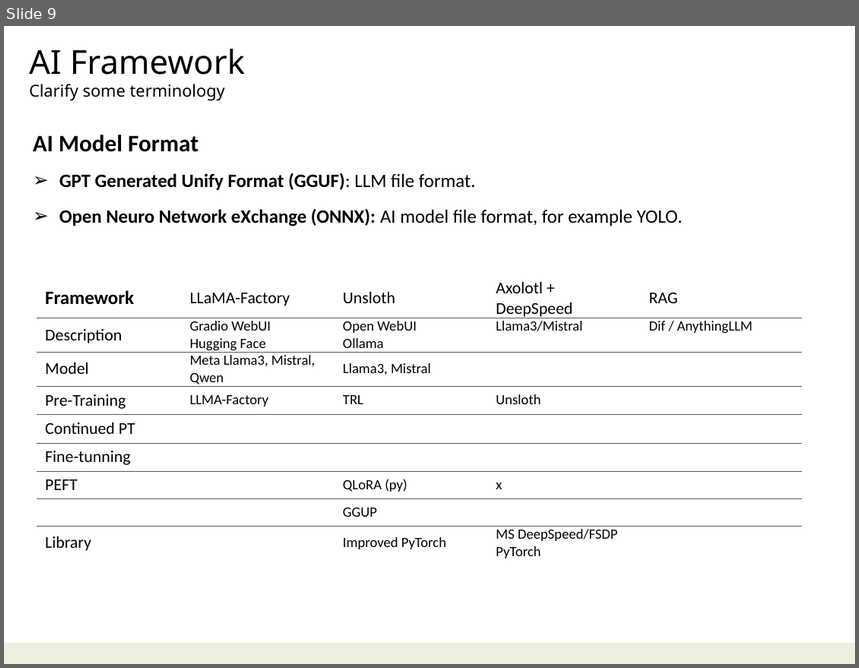
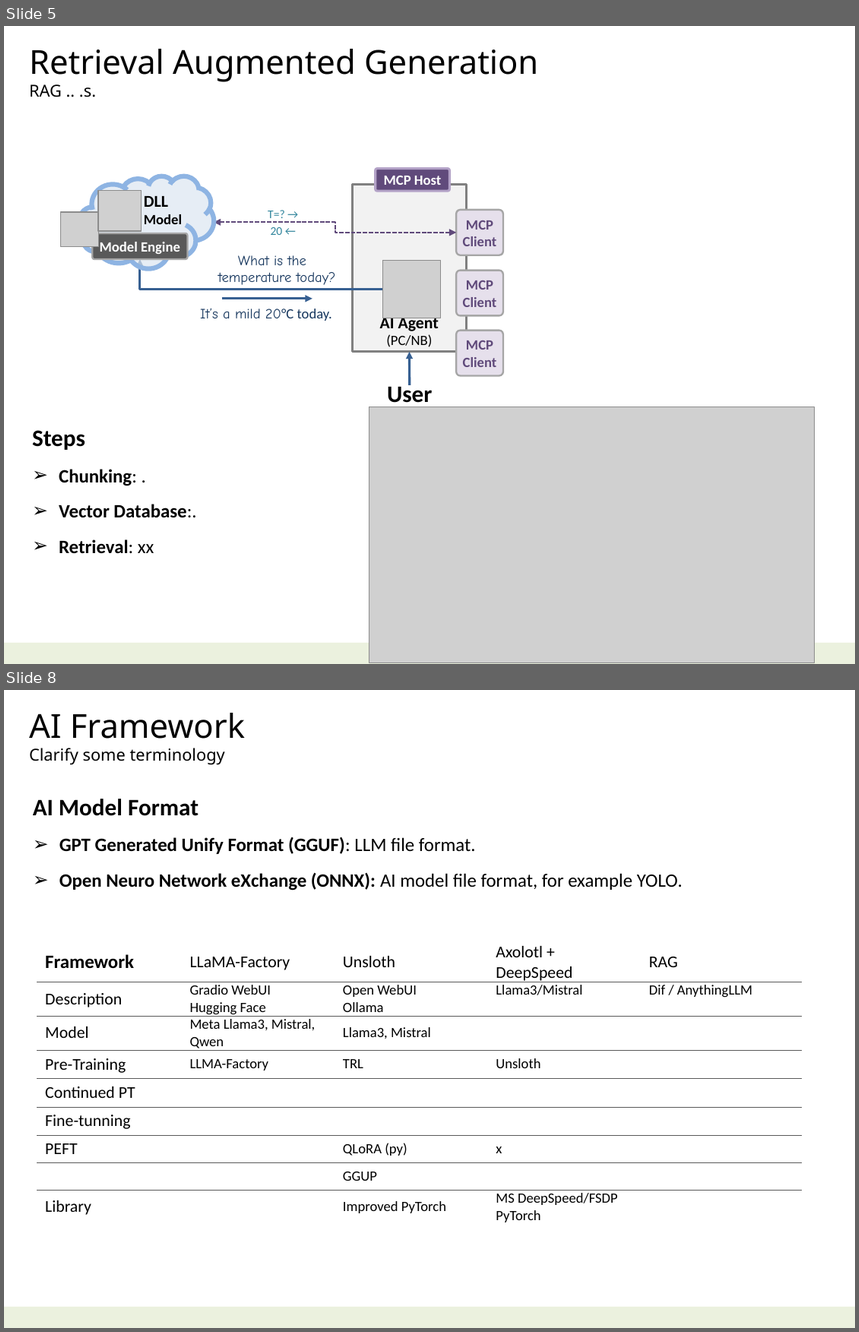
Before and after one commit to navibator/crazy-ai, a slide deck: ai-gemma.pptx. Shown one above the other, each under a label of ours: slide 9 before the commit, slides 5 and 8 after it; the slides between them are not shown. The pictures are 859x668 and 859x1332 pixels, drawn with LibreOffice and Linux fonts; fonts in the diff are those of the drawing; grey boxes stand for pictures. Boxes give left, top, right and bottom in pixels: in the first picture for what was removed or moved away, otherwise in the second. Text is boxed around its words. In the diff, an @@ line names an element or a change of style, - is before the commit and + after.

```diff
--- a/ai-gemma.pptx
+++ b/ai-gemma.pptx
@@ slide 5 added at bbox=[4, 26, 855, 664], background #FFFFFF; not listed: 1 template element that a slide beside it also shows @@
@@ text added at bbox=[29, 49, 538, 97], 28 pt, text #000000 @@
+Retrieval Augmented Generation
+RAG .. .s.
@@ rectangle added at bbox=[352, 184, 466, 352], fill #F2F2F2, outline #808080 2 pt, 14 pt, text #000000, bold @@
+AI Agent
+(PC/NB)
@@ rounded rectangle added at bbox=[375, 169, 449, 191], fill #604A7B, outline #B3A2C7 2 pt, 12 pt, text #FFFFFF, bold @@
+MCP Host
@@ group added at bbox=[61, 176, 214, 268]: 2 pictures, 1 cloud, 1 text, 1 rounded rectangle @@
+DLL
+Model
+Model Engine
@@ elbow double arrow added from (456, 233) to (214, 223), #604A7B 1.25 pt dashed @@
@@ text added at bbox=[268, 210, 284, 235], 10 pt, text #31859C @@
+T=? →
+20 ←
@@ rounded rectangle added at bbox=[456, 210, 503, 255], fill #E6E0EC, outline #A6A6A6 1.5 pt, 12 pt, text #604A7B, bold @@
+MCP
+Client
@@ elbow arrow added from (382, 289) to (140, 259), #376092 2 pt @@
@@ text added at bbox=[218, 256, 336, 285], 12 pt, text #17375E @@
+What is the
+temperature today?
@@ picture added at bbox=[382, 260, 441, 318] @@
@@ rounded rectangle added at bbox=[456, 270, 503, 316], fill #E6E0EC, outline #A6A6A6 1.5 pt, 12 pt, text #604A7B, bold @@
+MCP
+Client
@@ arrow added from (222, 298) to (312, 298), #376092 2 pt @@
@@ text added at bbox=[200, 308, 332, 321], 12 pt, text #17375E @@
+It’s a mild 20°C today.
@@ rounded rectangle added at bbox=[456, 331, 503, 376], fill #E6E0EC, outline #A6A6A6 1.5 pt, 12 pt, text #604A7B, bold @@
+MCP
+Client
@@ arrow added from (410, 385) to (409, 352), #376092 2 pt @@
@@ text added at bbox=[387, 382, 432, 408], 20 pt, text #000000, bold @@
+User
@@ picture added at bbox=[369, 407, 814, 663] @@
@@ text added at bbox=[32, 430, 196, 554], 16 pt, text #000000, bold @@
+Steps
+➢ Chunking: .
+➢ Vector Database:.
+➢ Retrieval: xx
@@ what was slide 9 is now slide 8 @@
```
Also in this commit, not shown: 5 slides changed, 1 other slide added, 3 slides removed, 1 other file.
